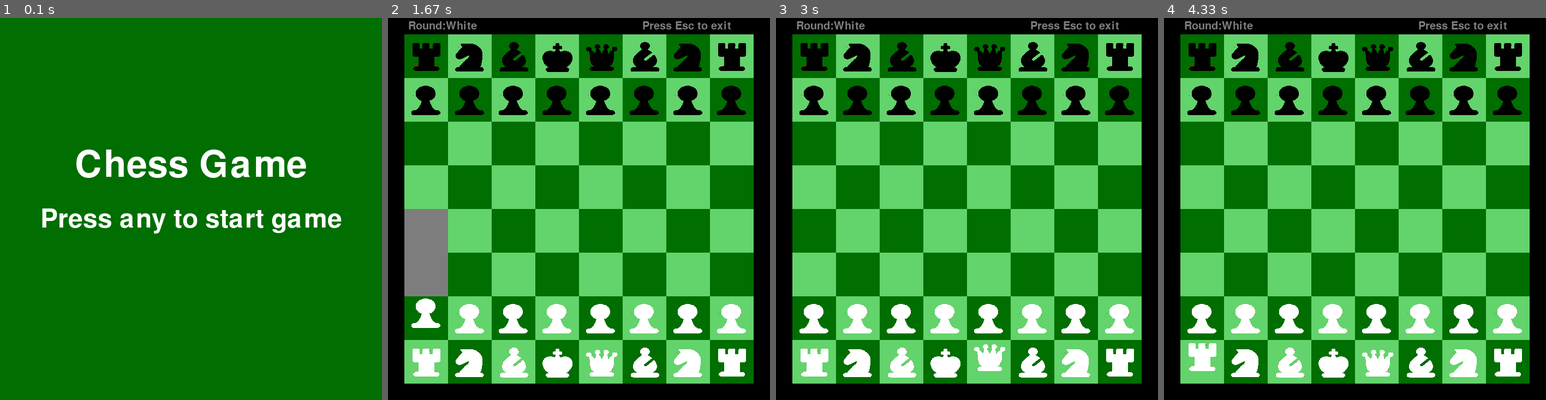
Above: before the commit, frames 1-4 (left to right).
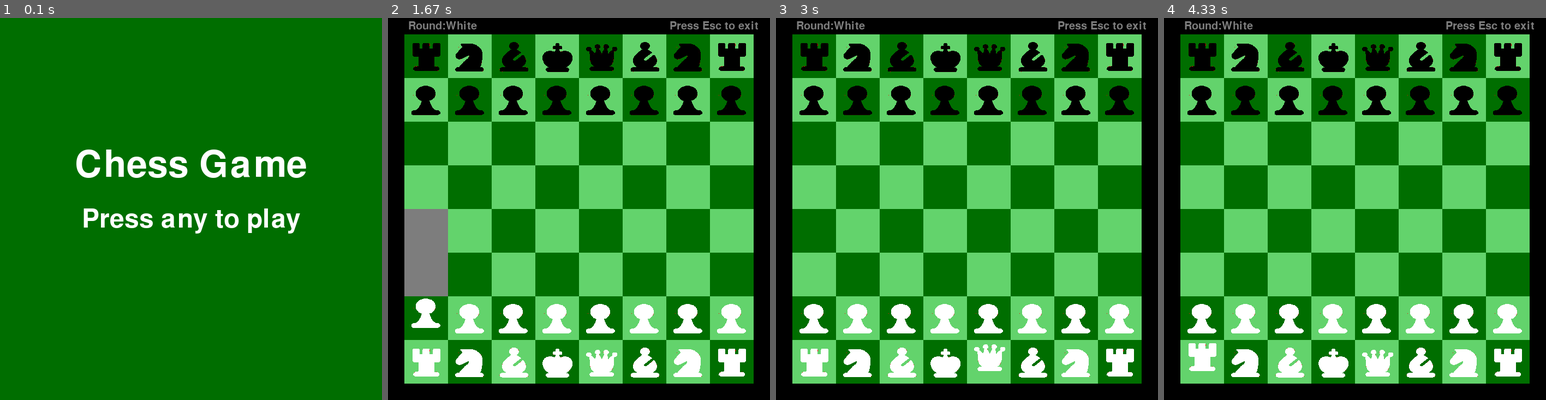
Above: after the commit, the same moments.

Repository: MingMinNa/Chess-game-pygame-
Game: pygame game, started from main.py
Same seed, same stepped clock (60 frames per second), same inputs: the game is played once before the commit and once after it.
Inputs (mouse positions are in pixels of both pictures, inside the frame that each line leads up to):
- Up to frame 1 (0.1 s): no input
- Up to frame 2 (1.67 s): tap Enter at 0.33 s; click (468, 361) at 0.72 s; click (475, 189) at 1.05 s; click (426, 319) at 1.38 s
- Up to frame 3 (3 s): click (970, 90) at 1.72 s; click (944, 361) at 2.05 s; click (936, 186) at 2.38 s; click (989, 361) at 2.72 s
- Up to frame 4 (4.33 s): click (1244, 132) at 3.05 s; click (1217, 300) at 3.38 s; click (1240, 224) at 3.72 s; click (1202, 361) at 4.05 s

The runs differ from the first frame. In frame 1, 2.1% of the frame differs, in the area x 11-90%, y 49-57%; in frame 2, 0.3%; in frame 3, 0.3%; in frame 4, 0.3%.

Commit message:
add "check state hint"

Diff:
--- a/main.py
+++ b/main.py
@@ -13,6 +13,7 @@
 clock = pygame.time.Clock()
 running = True
 init = True
+checkState = False
 current_move = "White"
 
 # load image
@@ -41,11 +42,11 @@
 # When chess game start, initialize all the variable
 def game_init() -> None:
     # chessboard spawn ("cells" is a List)
-    global boardcell_sprite, cells, chess_sprite, existing_chess,panel_sprite, choice, move_area, chess_castling, enemy_attack_area, current_move
+    global boardcell_sprite, cells, chess_sprite, existing_chess,panel_sprite, choice, move_area, chess_castling, enemy_attack_area, current_move, checkState
     boardcell_sprite, cells = chessBoardGenerate()
     chess_sprite, existing_chess = chessPiecesGenerate(cells, chessman_img)
 
-
+    checkState = False
     choice = -1
     move_area = []
     # check whether you have moved the chessman(or alive): [Left Rook, King, Right Rook]
@@ -125,6 +126,16 @@
                     break
 
     del ChessMove
+def KingInAttackArea(enemy_attack_area:list[Tuple[int]], current_move:str, existing_chess:Mapping[str, list["Chesspiece"]]) -> bool:
+    kingPos = (-1, -1)
+    for chess in existing_chess[current_move]:
+        if chess.chesskind == "King":
+            kingPos = getCell((chess.rect.x , chess.rect.y))
+            break
+    if kingPos == (-1, -1) or kingPos not in enemy_attack_area:
+        return False
+    return True
+
 
 # When you move king, check whether your choice is Castling. If yes, move the Rook, or nothing happen
 def checkCastlingClick( existing_chess: Mapping[str, Sequence["Chesspiece"]], cells:Sequence["BoardCell"], mouse_cell_pos:Tuple[int]) -> None:
@@ -195,7 +206,7 @@
 def init_screen() -> bool:
     screen.fill(GREEN)
     screen_draw_text(screen, "Chess Game", WIDTH // 2, HEIGHT // 2 - 80, 100, WHITE)
-    screen_draw_text(screen, "Press any to start game", WIDTH // 2, HEIGHT // 2 + 20, 70, WHITE)
+    screen_draw_text(screen, "Press any to play", WIDTH // 2, HEIGHT // 2 + 20, 70, WHITE)
     pygame.display.update()
 
     while True: # waiting
@@ -224,7 +235,7 @@
         if event.type == pygame.QUIT:
             running = False
         elif event.type == pygame.MOUSEBUTTONDOWN:
-            calculate_EnemyAttackArea(enemy_attack_area, existing_chess, current_move, cells)
+
             mouse_pos = pygame.mouse.get_pos()
             cell_x, cell_y = getCell(mouse_pos)
             # You have chosen the chessman and click the next moval position
@@ -287,6 +298,8 @@
 
                 # flip the chess board
                 flipBoard(cells, existing_chess)
+                calculate_EnemyAttackArea(enemy_attack_area, existing_chess, current_move, cells)
+                checkState = KingInAttackArea(enemy_attack_area,current_move, existing_chess)
             else:
                 # when choice is not -1, then put the chessman down
                 if choice != -1:
@@ -301,7 +314,9 @@
 
     screen.fill(BLACK)
     screen_draw_text(screen, f"Round:{current_move}", 100, 15, 30, GRAY)
-    screen_draw_text(screen, f"Press Esc to exit ", 550, 15, 30, GRAY)
+    screen_draw_text(screen, f"Press Esc to exit ", 600, 15, 30, GRAY)
+    if checkState:
+        screen_draw_text(screen, "Check", 350, 15, 30, RED)
     boardcell_sprite.draw(screen)
     chess_sprite.draw(screen)
     pygame.display.update()
